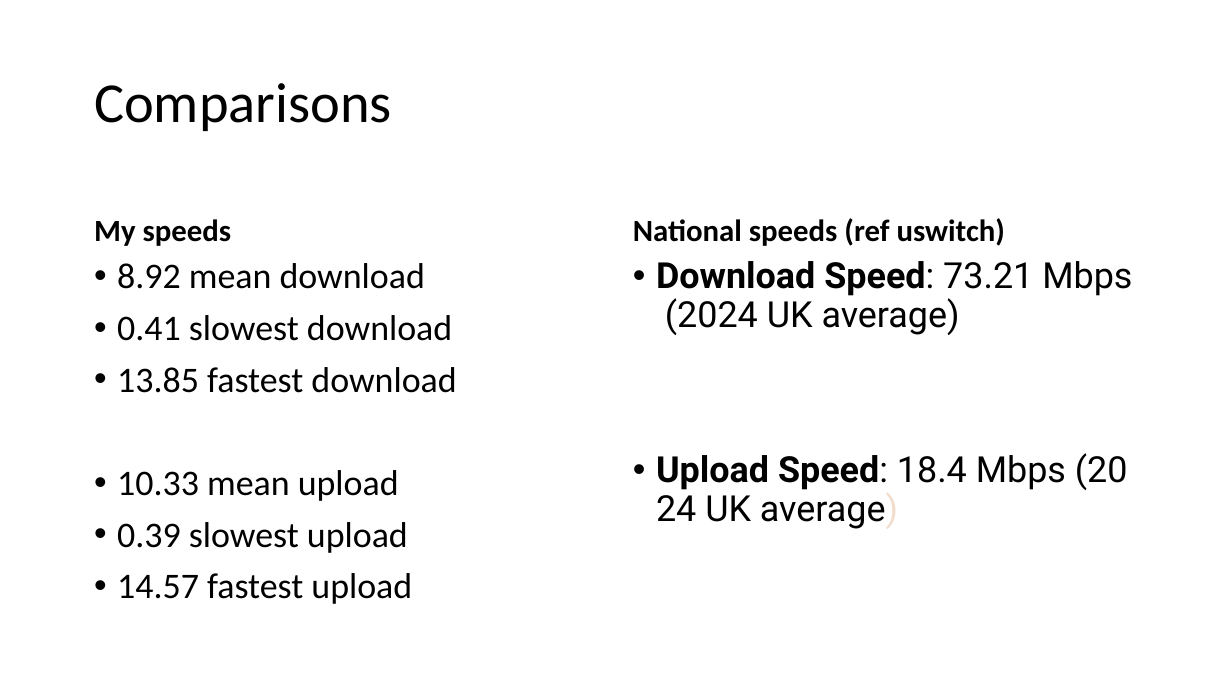
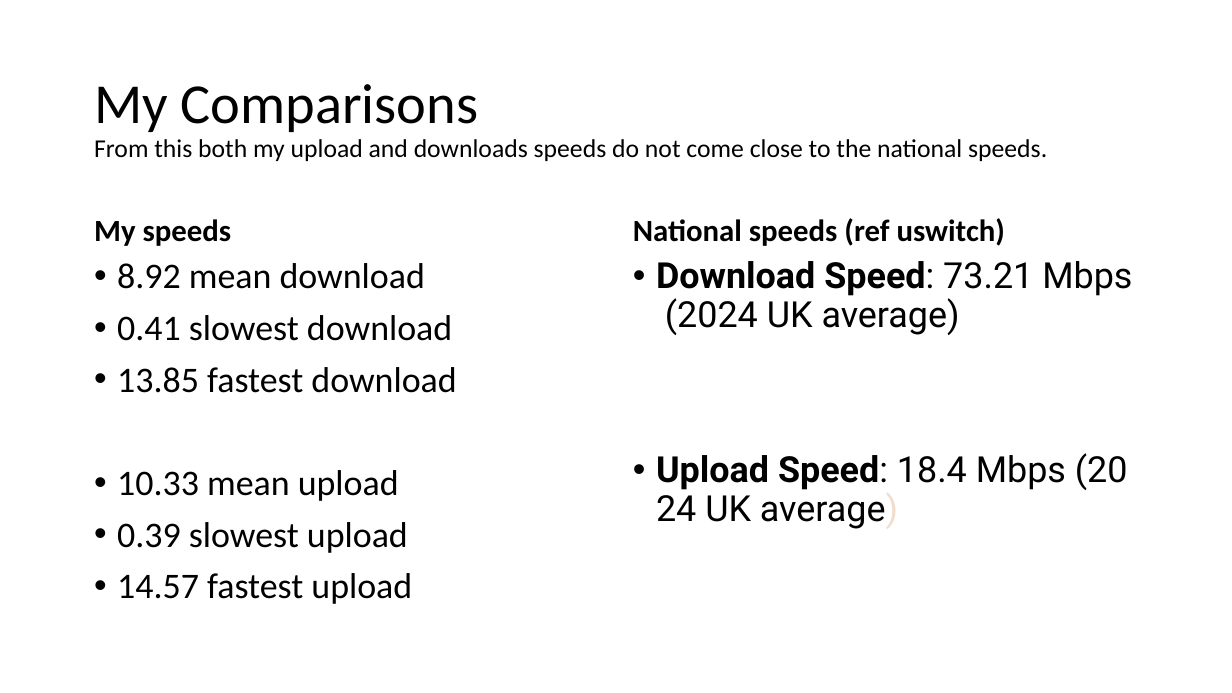
Before and after one commit to HassanNaik/DAWeek6, a slide deck: slide 2 of Comparing the national average download and upload speeds.pptx. Drawn at 1232x693 pixels with LibreOffice and Linux fonts; fonts in the diff are those of the drawing. Boxes give left, top, right and bottom in pixels: in the first picture for what was removed or moved away, otherwise in the second. Text is boxed around its words. In the diff, an @@ line names an element or a change of style, - is before the commit and + after.

```diff
--- a/Comparing the national average download and upload speeds.pptx
+++ b/Comparing the national average download and upload speeds.pptx
@@ title at (94, 84, 1047, 161): text changed; size 44 to 20 pt @@
-Comparisons
+My Comparisons
+From this both my upload and downloads speeds do not come close to the national speeds.
```
Also in this commit, not shown: 2 other slides changed, 4 other files.
